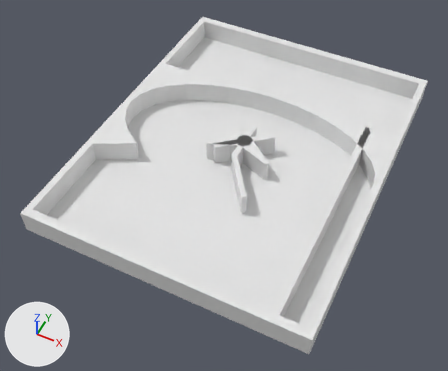
Before and after pictures for a commit that changed the Blender file res/Models/level_meshes.blend.
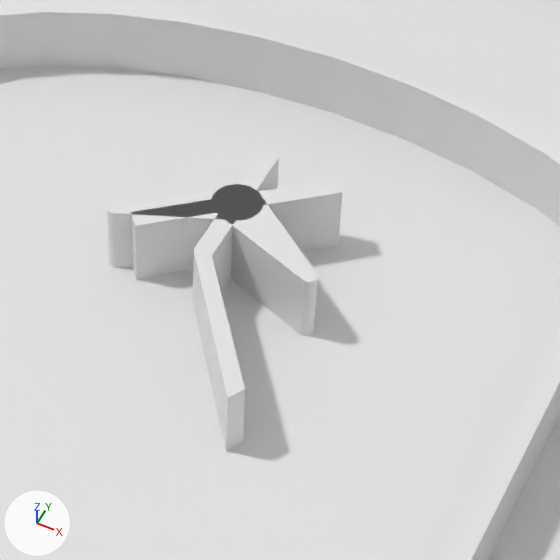
Each version appears first whole from a camera (50 mm lens) standing at (15.6, -35.12, 38.12) and looking at (-0.51, -2.92, -2.13), and next in a close-up on the part from 39% to 76% of the width and 22% to 66% of the height. The lights are fixed; the arrows at lower left show +X, +Y and +Z.

In view in the first close-up: 'FlipperL', 'FlipperR', 'HingeL', 'HingeR', 'Ramp', 'Table'.
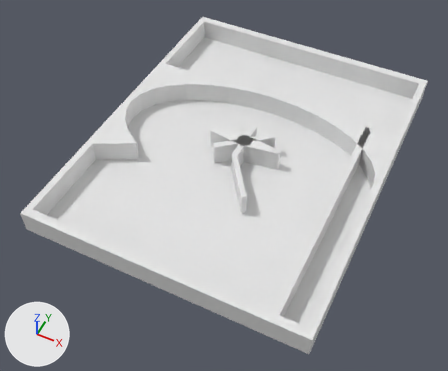
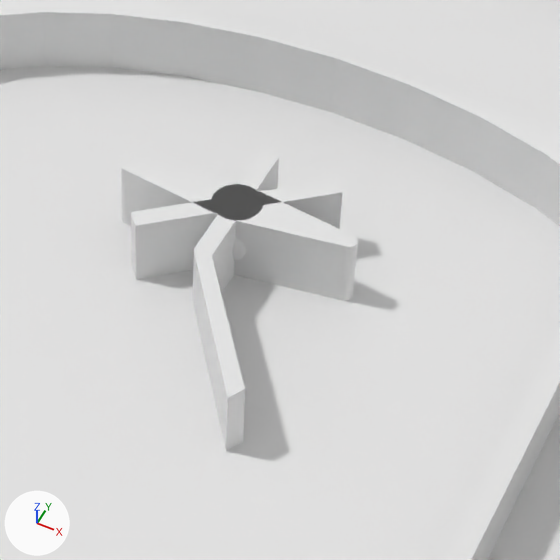
Commit message: Fixes flipperL joint, still need to rework flipperR to be the same

Patch to the scene script:
```diff
--- a/res/Models/level_meshes.blend.py
+++ b/res/Models/level_meshes.blend.py
@@ ob_flipperl @@
 ob_flipperl.location = (0.0, 0.0, 0.0)
-ob_flipperl.rotation_euler = (0.0, 0.0, 1.047)  # degrees (0, 0, 60)
+ob_flipperl.rotation_euler = (0.0, 0.0, 1.571)  # degrees (0, 0, 90)
 ob_flipperl.scale = (0.66, 0.66, 1.0)
@@ ob_flipperr @@
 ob_flipperr.location = (0.0, 0.0, 0.0)
-ob_flipperr.rotation_euler = (0.0, 0.0, -1.047)  # degrees (0, 0, -60)
+ob_flipperr.rotation_euler = (0.0, 0.0, -1.571)  # degrees (0, 0, -90)
 ob_flipperr.scale = (0.66, 0.66, 1.0)
```

Pixel boxes [x1, y1, x2, y2] of what changed, in the close-ups (560 x 560 px):
'FlipperL', turned
    before: [211, 184, 318, 335]
    after: [211, 184, 358, 301]
'FlipperR', turned
    before: [107, 184, 263, 272]
    after: [121, 159, 263, 226]
